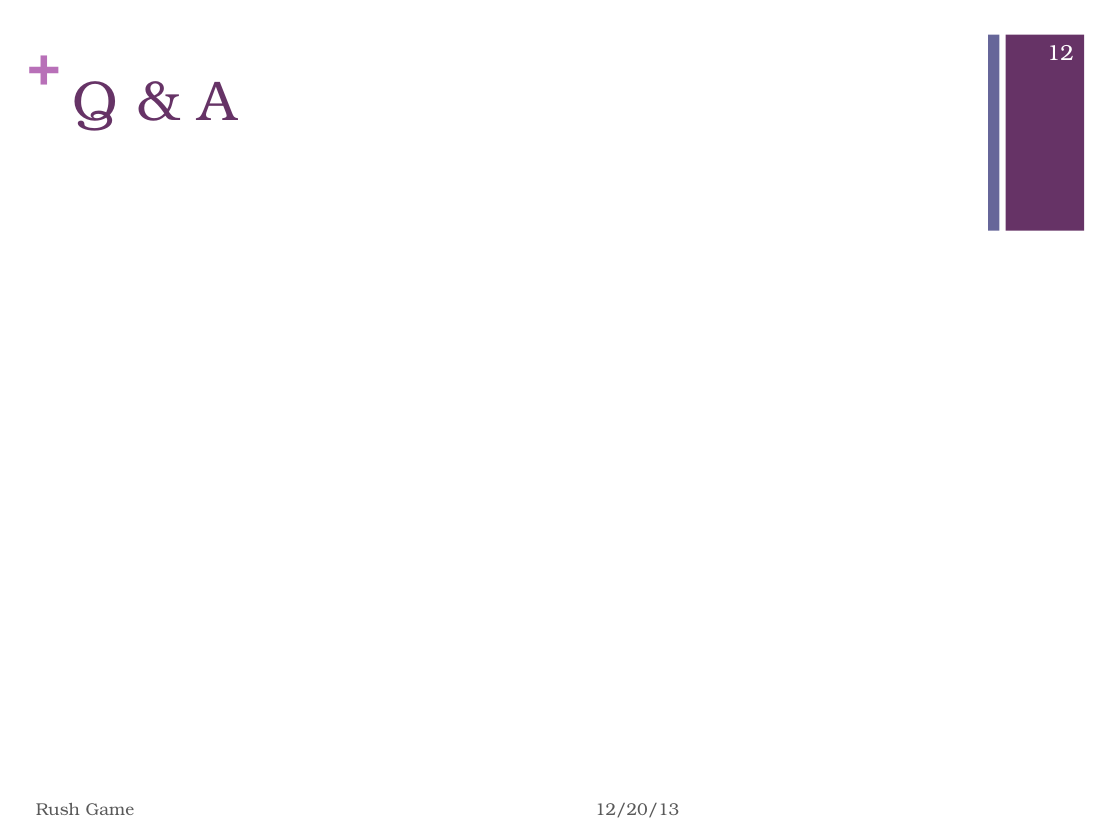
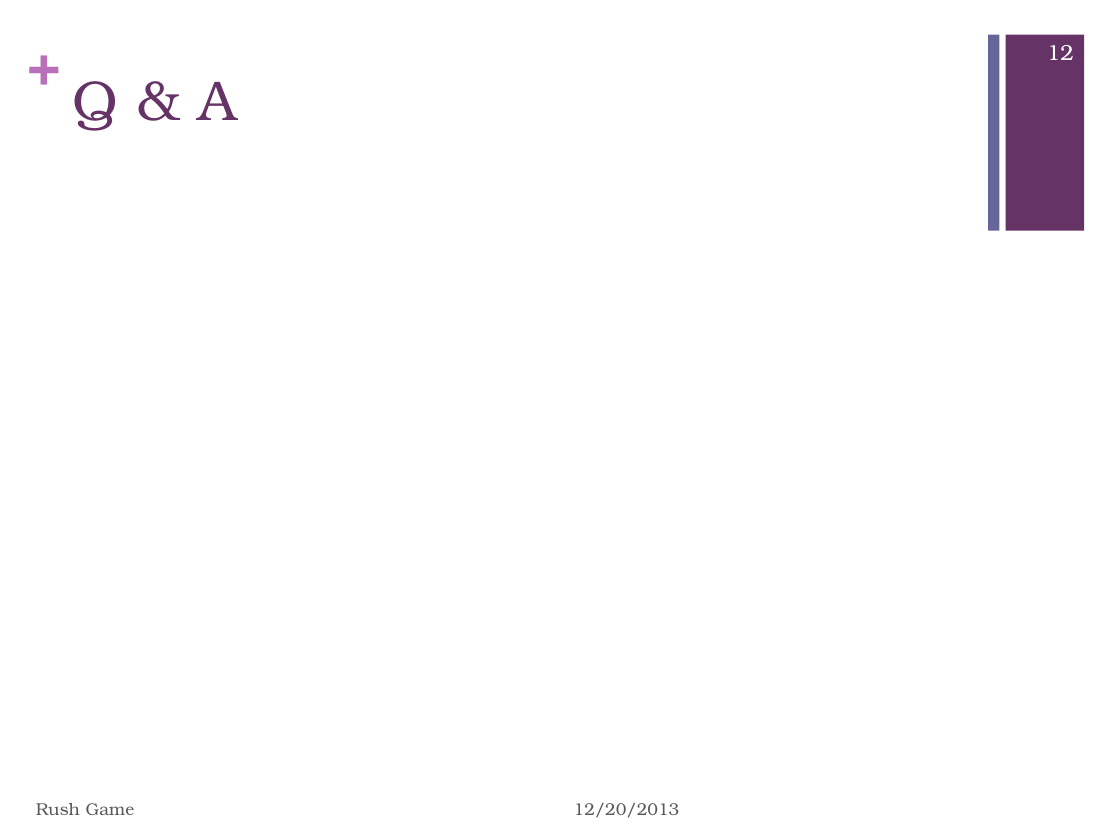
Before and after one commit to lumintos/rushgame, a slide deck: slide 12 of References/RUSH GAME.pptx. Drawn at 1120x840 pixels with LibreOffice and Linux fonts; fonts in the diff are those of the drawing; background and template pictures are left out. Boxes give left, top, right and bottom in pixels: in the first picture for what was removed or moved away, otherwise in the second. Text is boxed around its words. In the diff, an @@ line names an element or a change of style, - is before the commit and + after.

```diff
--- a/References/RUSH GAME.pptx
+++ b/References/RUSH GAME.pptx
@@ text at <box>574,802,680,818</box>: text changed @@
-12/20/13
+12/20/2013
```
Also in this commit, not shown: 11 other slides changed.
